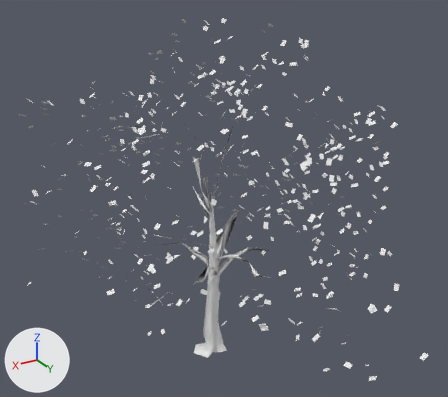
An edit to the glTF model public/baked/lafayette-square/trees/oak_bur/skeleton-1-lod2.glb, drawn before and after from the same camera.
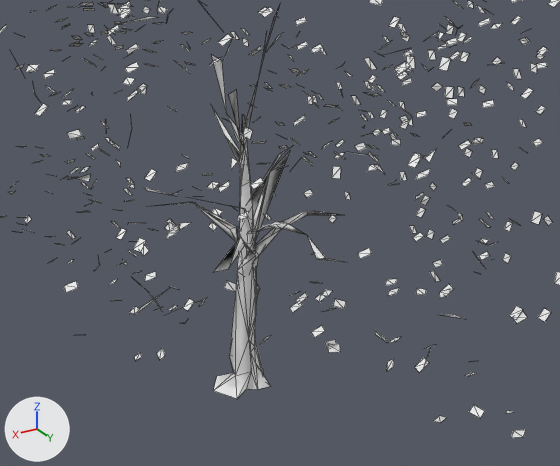
Old and new are each drawn whole from a camera (50 mm lens) standing at (9.39, 16.5, 14.1) and looking at (-0.12, 0.67, 6.19) and again close up on the part from 15% to 89% of the width and 31% to 100% of the height. Lighting does not change. The marker at lower left points along +X, +Y and +Z. The last two pictures show the newer version. The close-ups show mesh edges as thin lines. Materials are left out; every surface is plain grey. Where no turn or scale is listed for an object, it has been applied to the vertices. Vertices at exactly the same position are counted once.

Before the edit, the objects in view are built like this:
```python
me_oak_bur_1 = bpy.data.meshes.new('oak_bur_1')
me_oak_bur_1.from_pydata(...)  # 2633 vertices, 1423 faces; spans x -7.4..6.48, y -5.62..7.73, z 0.0..11.64
me_oak_bur_1.materials.append(mat_treeatlas)
ob_oak_bur_1 = bpy.data.objects.new('oak_bur_1', me_oak_bur_1)
ob_oak_bur_1.location = (0.0, 0.0, 0.0)
```
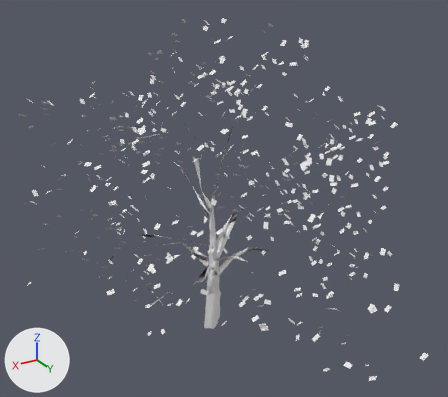
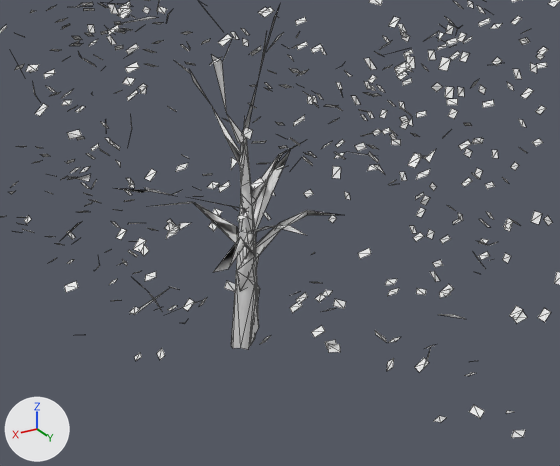
What the commit changed:
me_oak_bur_1 is used by ob_oak_bur_1; location (0.0, 0.0, 0.0).
Verts and faces of me_oak_bur_1; kept vertices keep their numbers, new ones are numbered from 2633.
me_oak_bur_1 had 2633 vertices, 1423 faces and spanned x -7.4..6.48, y -5.62..7.73, z 0.0..11.64.
me_oak_bur_1 now has 2637 vertices, 1413 faces and spans x -7.4..6.48, y -5.62..7.73, z 0.84..11.64.
Part 1, on me_oak_bur_1:
33 vertices are removed from x -0.55..0.76, y -0.5..3.21, z 0.0..7.24.
92 faces are deleted.
4 vertices move from x -0.73..0.17, y 0.01..0.72, z 0.0..5.68 to x -0.9..0.11, y -0.12..0.94, z 1.03..5.85.
38 vertices are added at x -0.34..2.91, y -3.33..1.33, z 0.84..9.25.
81 new faces join them.
Part 2, on me_oak_bur_1:
New vertex 2667 is at (-5.11, 2.39, 3.59), pixel (513, 220).
New vertex 2668 is at (-5.05, 2.28, 3.61), pixel (507, 218).
New vertex 2669 is at (-4.89, 2.34, 3.5), pixel (503, 226).
New vertex 2670 is at (-4.95, 2.45, 3.47), pixel (508, 228).
New faces: (2667, 2668, 2669), (2667, 2669, 2670).
Other edits to the shape of me_oak_bur_1 do not show in these pictures.

Pixel boxes (x1, y1, x2, y2) of what changed, in the close-ups (560 x 466 px; the box of a moved part takes in the faces that stretch with it):
part 1 of me_oak_bur_1, moved or reshaped
    before: (195, 90, 343, 399)
    after: (60, 28, 306, 350)
part 2 of me_oak_bur_1, added
    after: (504, 218, 513, 229)
